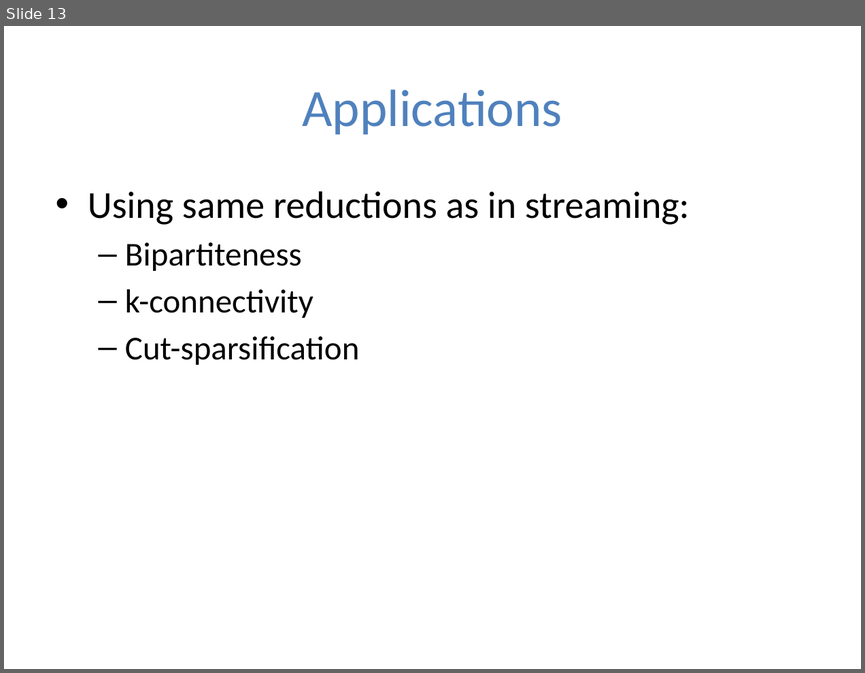
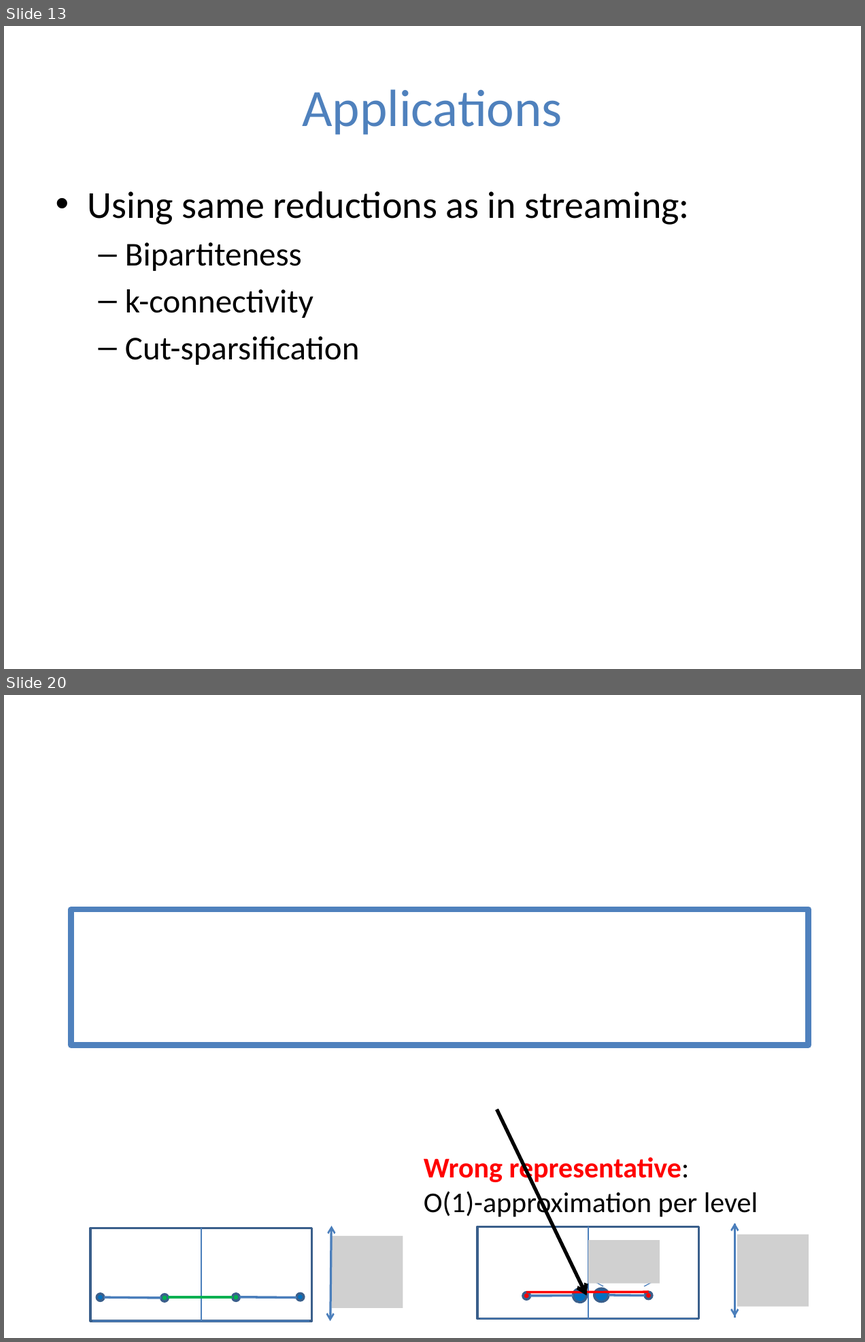
Before and after one commit to gyaroslavtsev/gyaroslavtsev.github.io, a slide deck: big-data/lecture10.pptx. Shown one above the other, each under a label of ours: slide 13 before the commit, slides 13 and 20 after it; the slides between them are not shown. The pictures are 865x673 and 865x1342 pixels, drawn with LibreOffice and Linux fonts; fonts in the diff are those of the drawing; grey boxes stand for pictures. Boxes give left, top, right and bottom in pixels: in the first picture for what was removed or moved away, otherwise in the second. Text is boxed around its words. In the diff, an @@ line names an element or a change of style, - is before the commit and + after.

```diff
--- a/big-data/lecture10.pptx
+++ b/big-data/lecture10.pptx
@@ slide 20 added at [4, 695, 861, 1338], background #FFFFFF @@
@@ rectangle added at [71, 909, 808, 1045], outline #4F81BD 5 pt @@
@@ arrow added from (496, 1109) to (587, 1295), #000000 3 pt @@
@@ text added at [424, 1154, 757, 1219], 24 pt, text #000000 @@
+Wrong representative:
+O(1)-approximation per level
@@ arrow added from (735, 1223) to (735, 1317), #4B7EBC 1.5 pt @@
@@ arrow added from (735, 1317) to (735, 1223), #4B7EBC 1.5 pt @@
@@ rectangle added at [478, 1226, 699, 1318], outline #3A5F8C 2 pt @@
@@ line added from (588, 1226) to (588, 1318), #4B7EBC 0.75 pt @@
@@ picture added at [588, 1240, 660, 1283] @@
@@ picture added at [736, 1234, 808, 1306] @@
@@ arrow added from (649, 1282) to (595, 1282), #4B7EBC 0.75 pt @@
@@ arrow added from (595, 1282) to (652, 1282), #4B7EBC 0.75 pt @@
@@ ellipse added at [524, 1292, 530, 1299], fill #FF0000, outline #3A5F8C 2 pt @@
@@ line added from (649, 1291) to (527, 1292), #FF0000 2 pt @@
@@ line added from (573, 1295) to (530, 1295), #4B7EBC 2 pt @@
@@ ellipse added at [573, 1289, 587, 1302], fill #0070C0, outline #3A5F8C 2 pt @@
@@ ellipse added at [594, 1288, 609, 1301], fill #0070C0, outline #3A5F8C 2 pt @@
@@ line added from (645, 1295) to (608, 1295), #4B7EBC 2 pt @@
@@ ellipse added at [645, 1291, 652, 1298], fill #FF0000, outline #3A5F8C 2 pt @@
@@ group added at [90, 1225, 402, 1321]: 5 lines, 4 ellipses, 2 arrows, 1 picture, 1 rectangle @@
@@ line added from (696, 1318) to (479, 1318), #4B7EBC 0.75 pt @@
```
Also in this commit, not shown: 16 other slides added, 3 other files.
